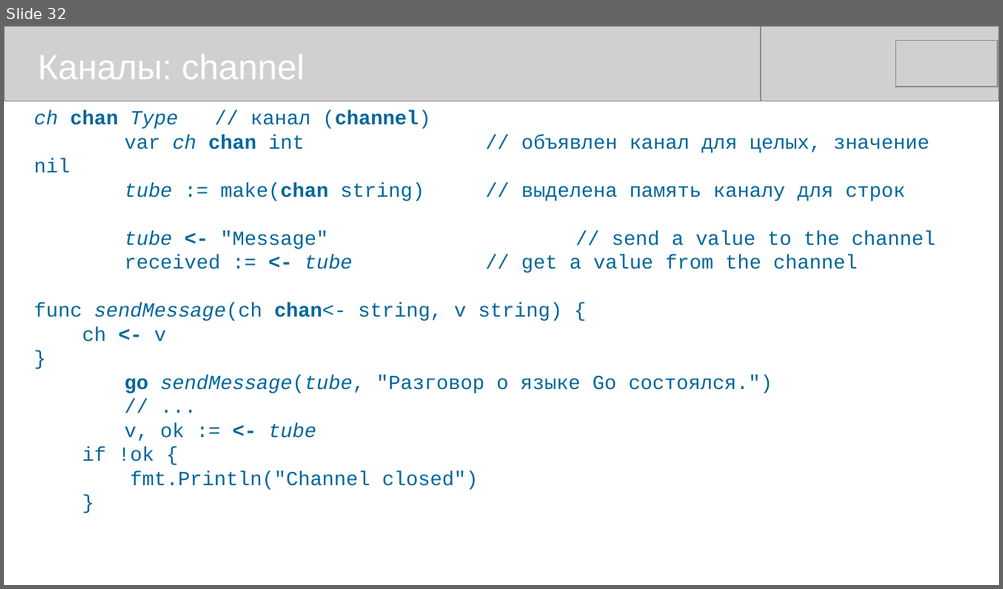
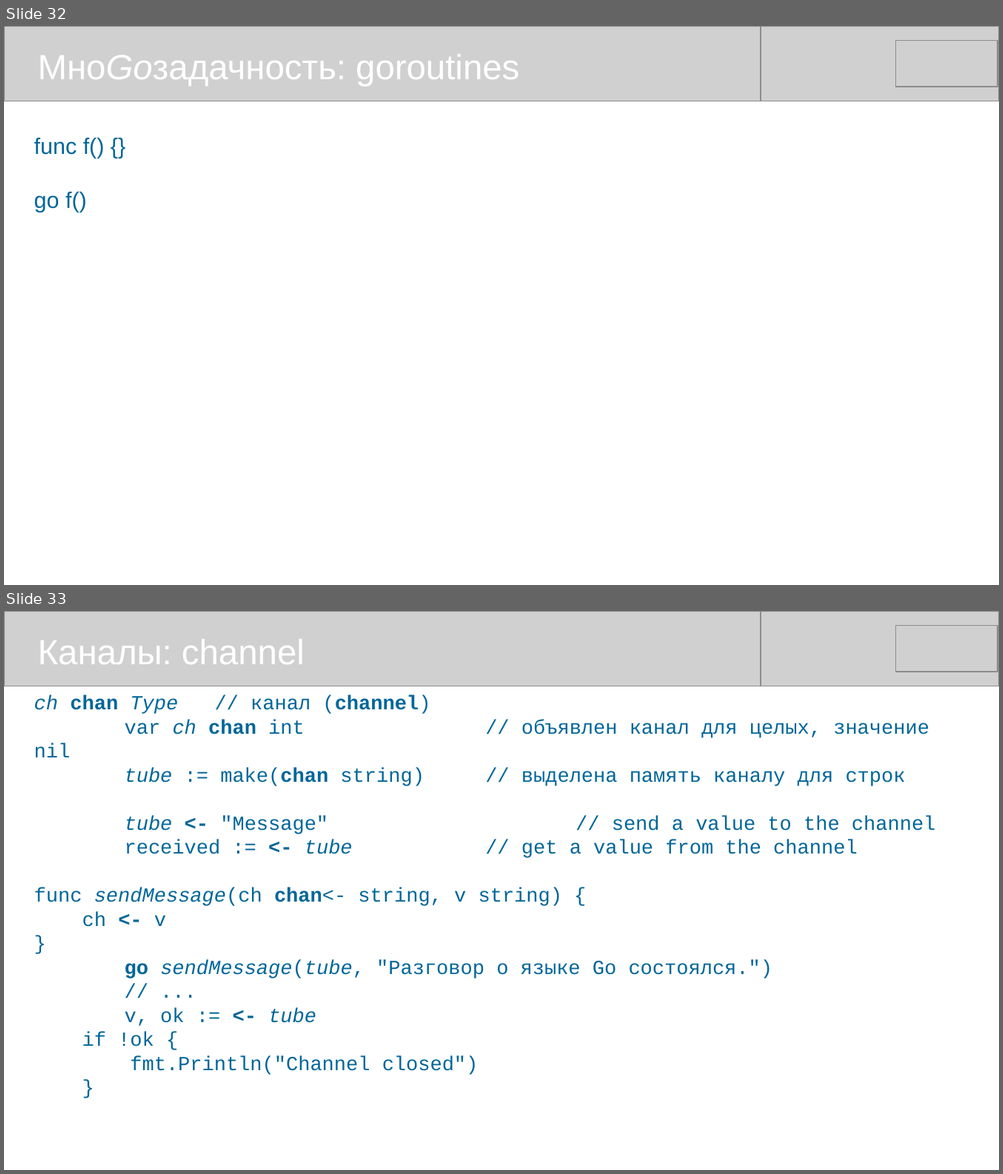
Before and after one commit to mike-shock/Go_language, a slide deck: Go_Review.odp. Shown one above the other, each under a label of ours: slide 32 before the commit, slides 32 and 33 after it. The pictures are 1003x589 and 1003x1174 pixels, drawn with LibreOffice and Linux fonts; fonts in the diff are those of the drawing; grey boxes stand for pictures. Boxes give left, top, right and bottom in pixels: in the first picture for what was removed or moved away, otherwise in the second. Text is boxed around its words. In the diff, an @@ line names an element or a change of style, - is before the commit and + after.

```diff
--- a/Go_Review.odp
+++ b/Go_Review.odp
@@ slide 32 added at (4, 26, 999, 585), background #FFFFFF @@
@@ picture added at (4, 26, 760, 101) @@
@@ picture added at (242, 26, 999, 101) @@
@@ picture added at (896, 41, 998, 87) @@
@@ text added at (38, 54, 519, 86), 28 pt, text #FFFFFF @@
+МноGoзадачность: goroutines
@@ text added at (34, 138, 105, 212), 18 pt, text #006699 @@
+func f() {}
+go f()
@@ what was slide 32 is now slide 33 @@
```
Also in this commit, not shown: 14 slides changed, 1 other slide added, 2 other files.
